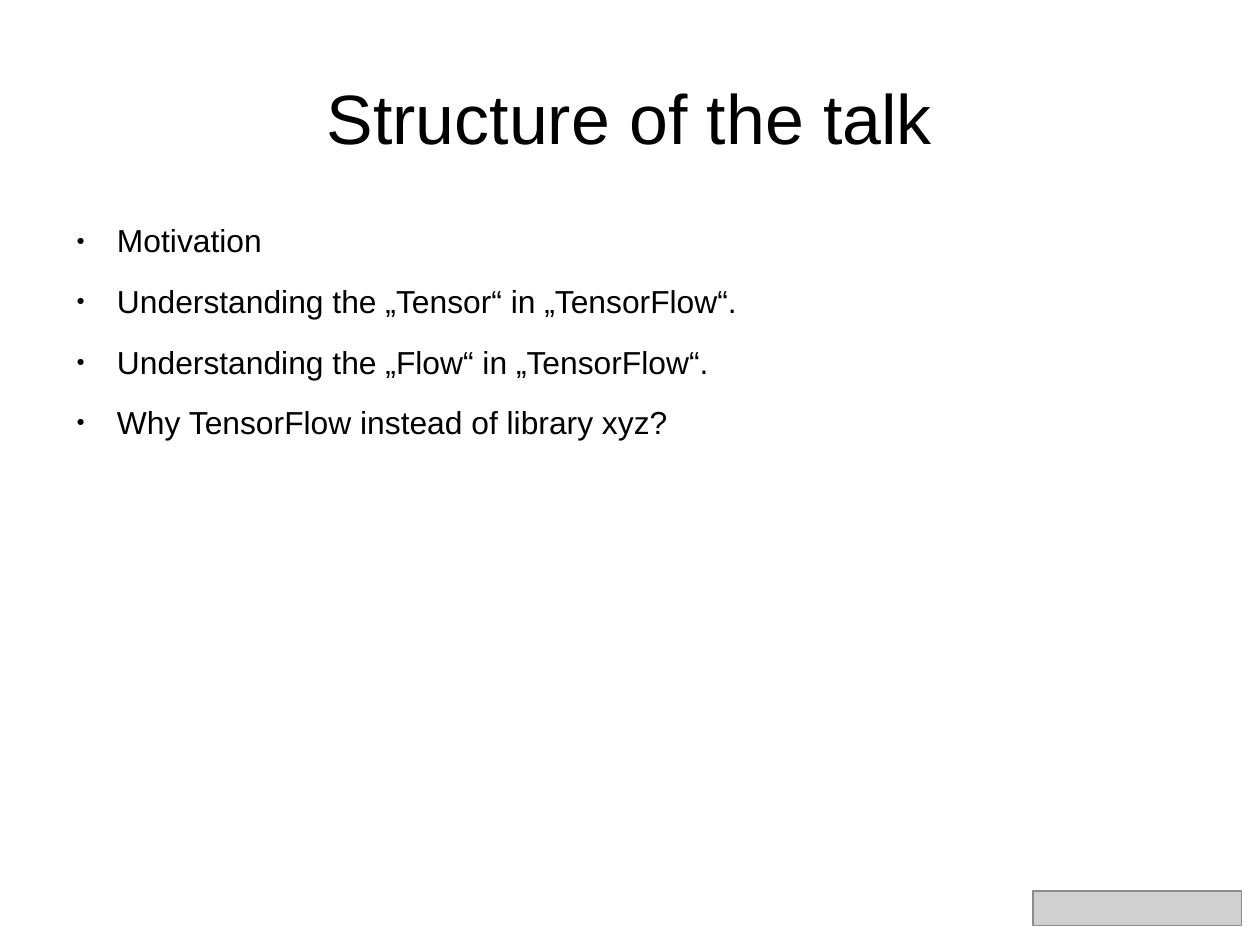
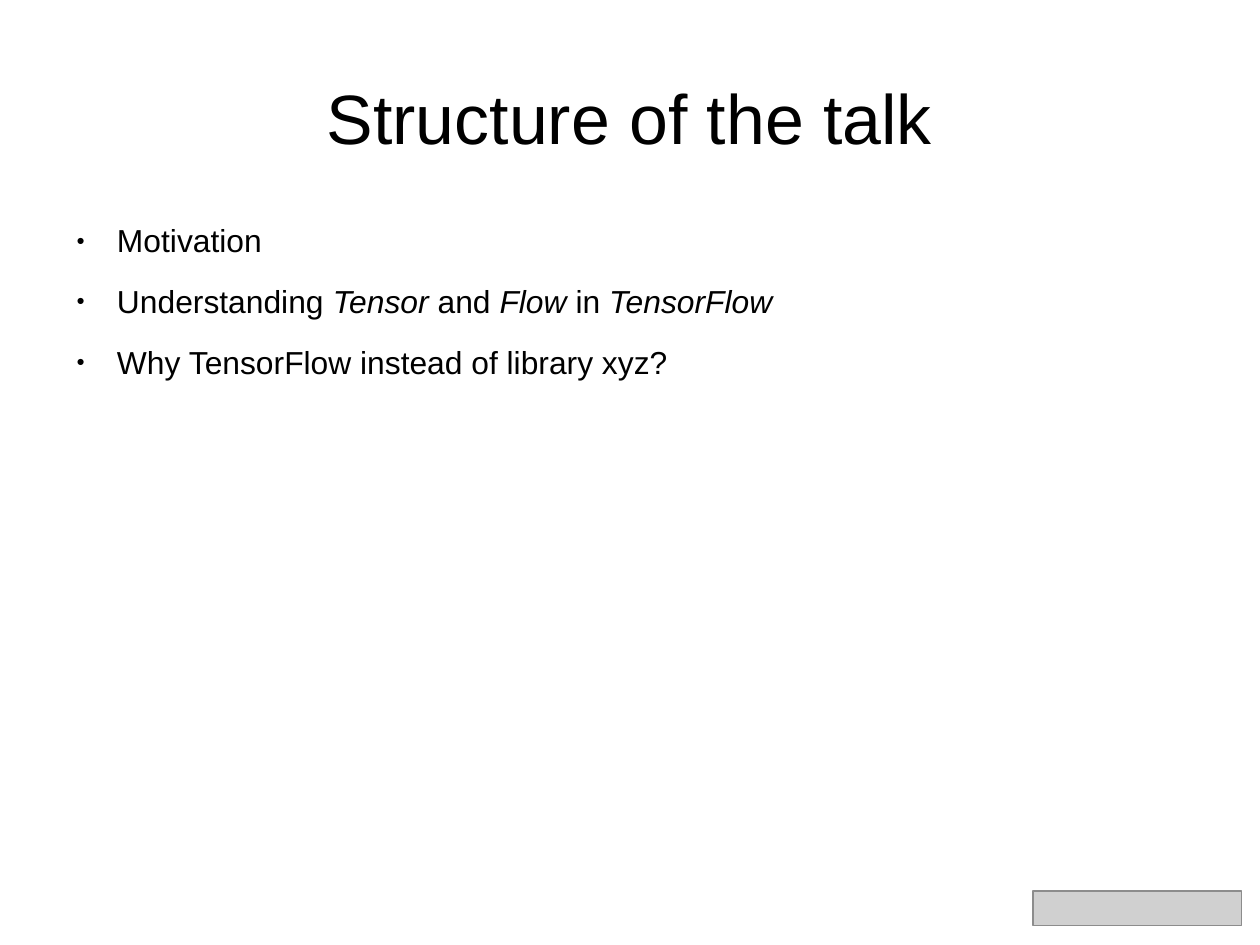
Before and after one commit to aoldemeier/an-introduction-to-tensorflow, a slide deck: slide 4 of slides-english.odp. Drawn at 1260x945 pixels with LibreOffice and Linux fonts; fonts in the diff are those of the drawing; grey boxes stand for pictures. Boxes give left, top, right and bottom in pixels: in the first picture for what was removed or moved away, otherwise in the second. Text is boxed around its words. In the diff, an @@ line names an element or a change of style, - is before the commit and + after.

```diff
--- a/slides-english.odp
+++ b/slides-english.odp
@@ text at <box>117,290,772,319</box>: text changed; italic on @@
-● Understanding the „Tensor“ in „TensorFlow“.
-● Understanding the „Flow“ in „TensorFlow“.
+● Understanding Tensor and Flow in TensorFlow
```
Also in this commit, not shown: 5 other slides changed, 4 other files.
